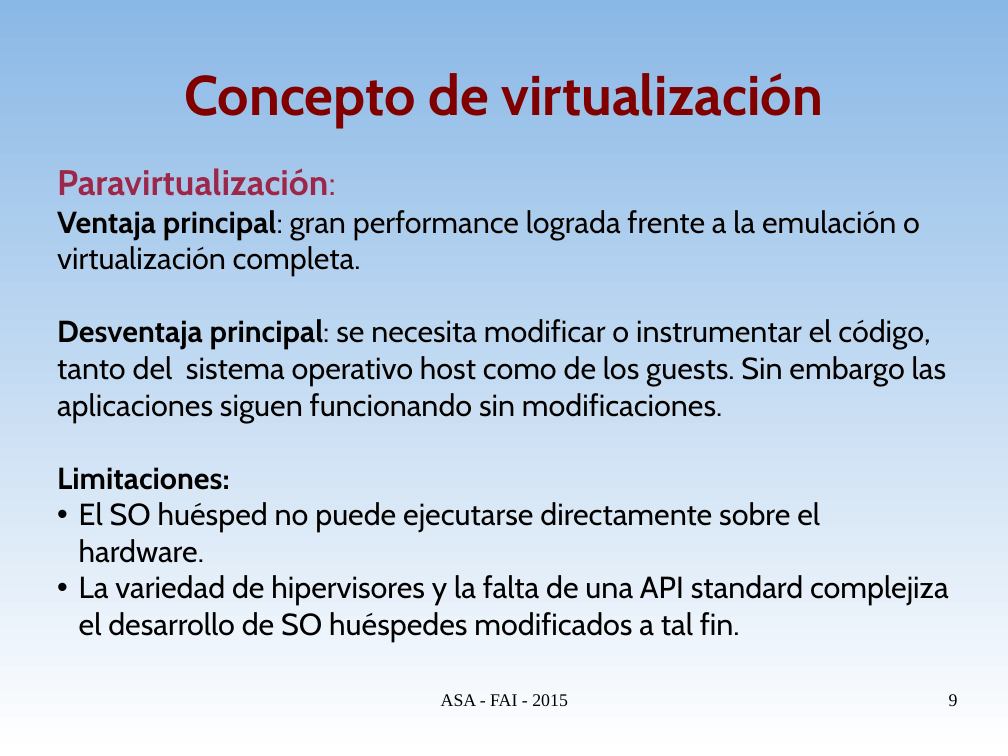
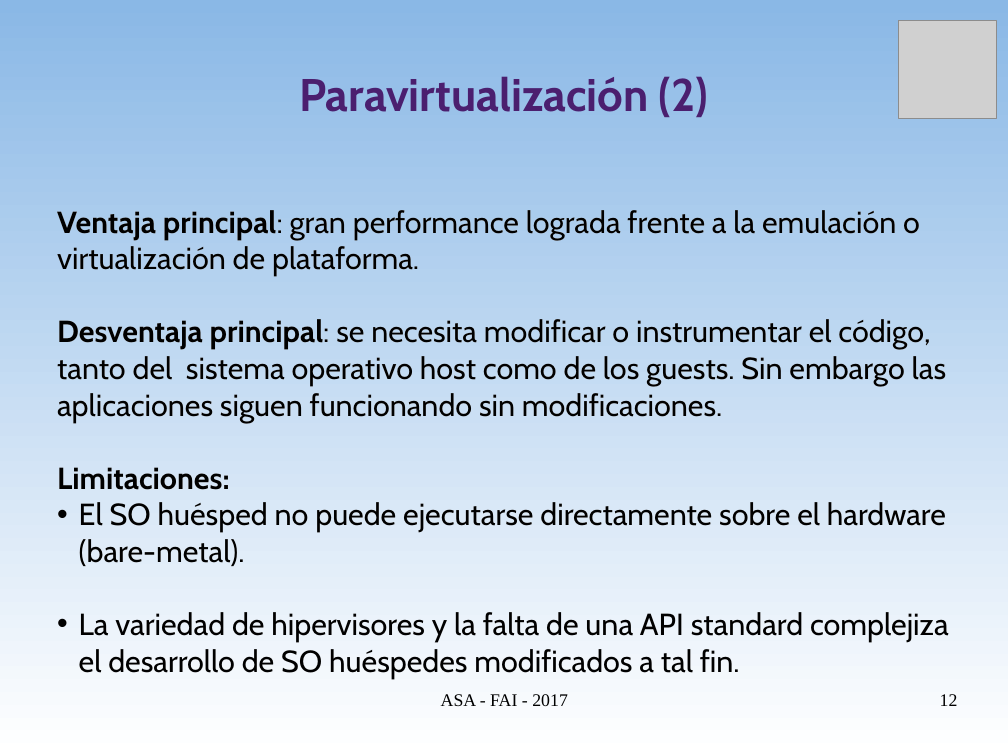
Before and after one commit to niniadcobre/asa, a slide deck: slide 12 of clases/ASA-virt.odp (slide 9 before the commit). Drawn at 1008x756 pixels with LibreOffice and Linux fonts; fonts in the diff are those of the drawing; grey boxes stand for pictures. Boxes give left, top, right and bottom in pixels: in the first picture for what was removed or moved away, otherwise in the second. Text is boxed around its words. In the diff, an @@ line names an element or a change of style, - is before the commit and + after.

Commit message:
Virtualización

```diff
--- a/clases/ASA-virt.odp
+++ b/clases/ASA-virt.odp
@@ picture added at [899,20,998,119] @@
@@ title at [299,76,709,117]: text changed; size 44 to 36 pt; text colour #800000 to #4B1F6F @@
-Concepto de virtualización
+Paravirtualización (2)
@@ text at [57,210,920,276]: text changed @@
-Paravirtualización:
-Ventaja principal: gran performance lograda frente a la emulación o virtualización completa.
+Ventaja principal: gran performance lograda frente a la emulación o virtualización de plataforma.
@@ text at [79,502,946,566]: text changed @@
-• El SO huésped no puede ejecutarse directamente sobre el hardware.
+• El SO huésped no puede ejecutarse directamente sobre el hardware (bare-metal).
@@ text at [441,694,568,706]: text changed @@
-ASA - FAI - 2015
+ASA - FAI - 2017
@@ page number at [940,694,958,706]: text changed @@
-9
+12
```
Also in this commit, not shown: 26 other slides changed, 8 slides added.
